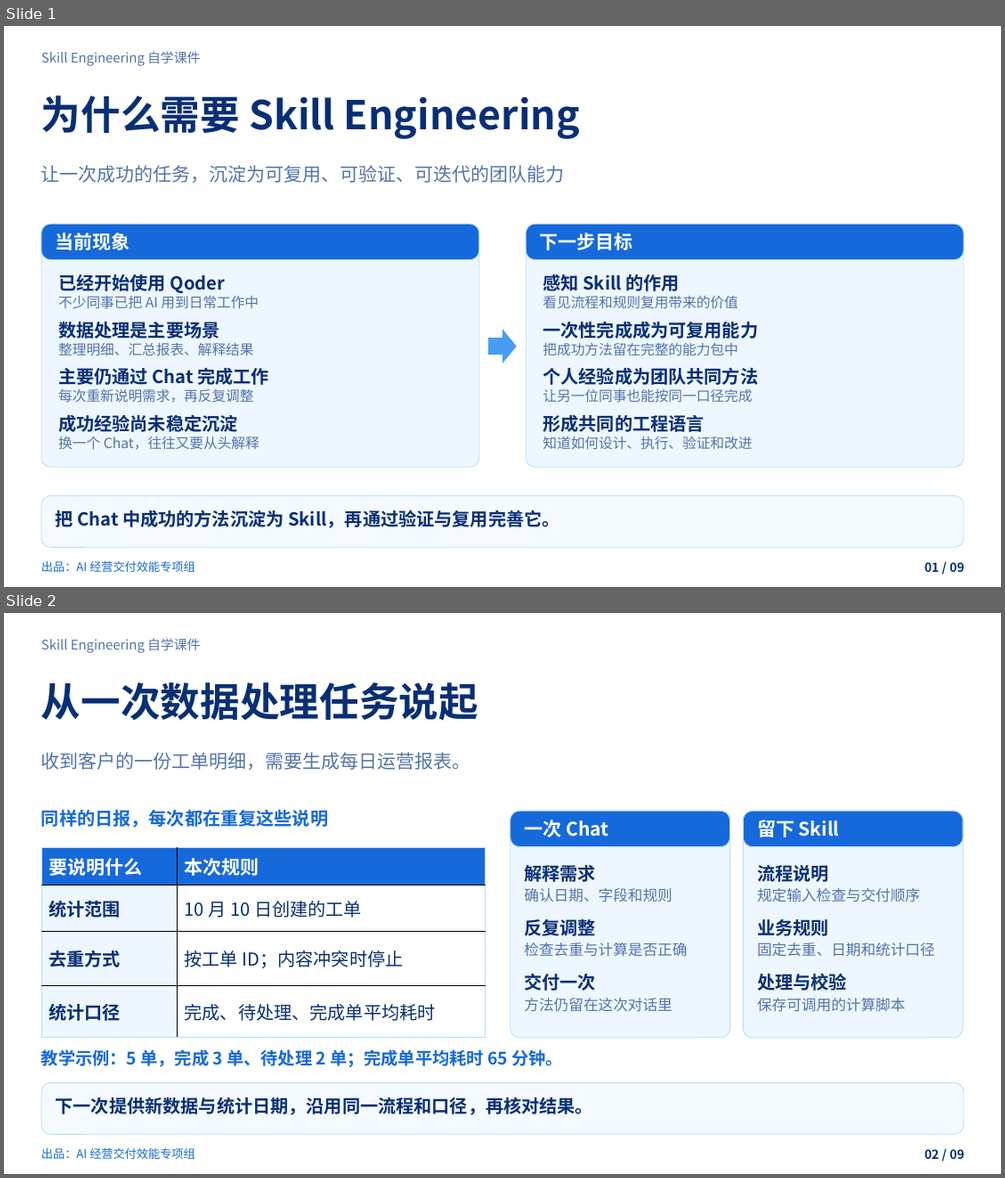
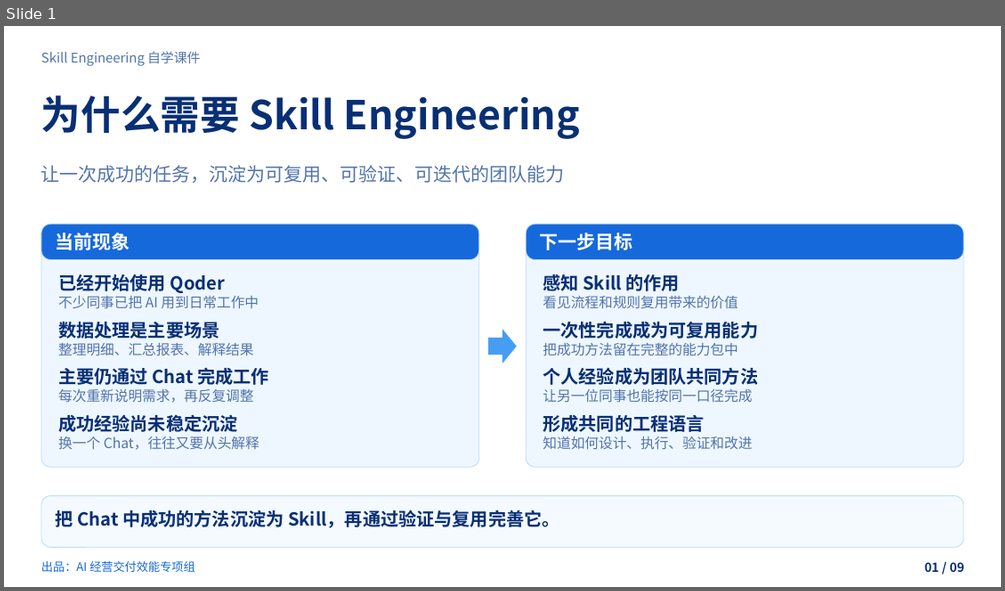
Before and after one commit to zhangjian0410/skill-engineering-guide, a slide deck: dist/downloads/skill-engineering.pptx. Shown one above the other, each under a label of ours: slides 1 and 2 before the commit, slide 1 after it. The pictures are 1005x1178 and 1005x591 pixels, drawn with LibreOffice and Linux fonts; fonts in the diff are those of the drawing; background and template pictures are left out. Boxes give left, top, right and bottom in pixels: in the first picture for what was removed or moved away, otherwise in the second. Text is boxed around its words. In the diff, an @@ line names an element or a change of style, - is before the commit and + after.

```diff
--- a/dist/downloads/skill-engineering.pptx
+++ b/dist/downloads/skill-engineering.pptx
@@ slide 2 removed at (x1=4, y1=613, x2=1001, y2=1174), background picture (left out) @@
@@ text removed at (x1=41, y1=638, x2=200, y2=653) @@
-Skill Engineering 自学课件
@@ text removed at (x1=41, y1=682, x2=478, y2=721) @@
-从一次数据处理任务说起
@@ text removed at (x1=41, y1=752, x2=471, y2=770) @@
-收到客户的一份工单明细，需要生成每日运营报表。
@@ text removed at (x1=41, y1=810, x2=328, y2=827) @@
-同样的日报，每次都在重复这些说明
@@ rounded rectangle removed at (x1=510, y1=811, x2=730, y2=1038) @@
@@ rounded rectangle removed at (x1=510, y1=811, x2=730, y2=847) @@
@@ text removed at (x1=524, y1=819, x2=608, y2=837) @@
-一次 Chat
@@ rounded rectangle removed at (x1=744, y1=811, x2=963, y2=1038) @@
@@ rounded rectangle removed at (x1=744, y1=811, x2=963, y2=847) @@
@@ text removed at (x1=757, y1=819, x2=839, y2=837) @@
-留下 Skill
@@ table removed at (x1=41, y1=848, x2=485, y2=1038), 4 rows, 2 columns @@
-要说明什么 | 本次规则
-统计范围 | 10 月 10 日创建的工单
-去重方式 | 按工单 ID；内容冲突时停止
-统计口径 | 完成、待处理、完成单平均耗时
@@ text removed at (x1=524, y1=865, x2=596, y2=882) @@
-解释需求
@@ text removed at (x1=757, y1=865, x2=829, y2=882) @@
-流程说明
@@ text removed at (x1=524, y1=888, x2=672, y2=902) @@
-确认日期、字段和规则
@@ text removed at (x1=757, y1=888, x2=920, y2=902) @@
-规定输入检查与交付顺序
@@ text removed at (x1=524, y1=919, x2=596, y2=936) @@
-反复调整
@@ text removed at (x1=757, y1=919, x2=829, y2=936) @@
-业务规则
@@ text removed at (x1=524, y1=942, x2=687, y2=957) @@
-检查去重与计算是否正确
@@ text removed at (x1=757, y1=942, x2=935, y2=957) @@
-固定去重、日期和统计口径
@@ text removed at (x1=524, y1=973, x2=596, y2=990) @@
-交付一次
@@ text removed at (x1=757, y1=973, x2=847, y2=990) @@
-处理与校验
@@ text removed at (x1=524, y1=997, x2=672, y2=1012) @@
-方法仍留在这次对话里
@@ text removed at (x1=757, y1=997, x2=905, y2=1012) @@
-保存可调用的计算脚本
@@ text removed at (x1=41, y1=1049, x2=563, y2=1068) @@
-教学示例：5 单，完成 3 单、待处理 2 单；完成单平均耗时 65 分钟。
@@ rounded rectangle removed at (x1=41, y1=1083, x2=963, y2=1135) @@
@@ text removed at (x1=56, y1=1097, x2=593, y2=1115) @@
-下一次提供新数据与统计日期，沿用同一流程和口径，再核对结果。
@@ text removed at (x1=41, y1=1148, x2=195, y2=1159) @@
-出品：AI 经营交付效能专项组
@@ text removed at (x1=924, y1=1149, x2=964, y2=1159) @@
-02 / 09
```
Also in this commit, not shown: 1 slide added, 14 other files.
